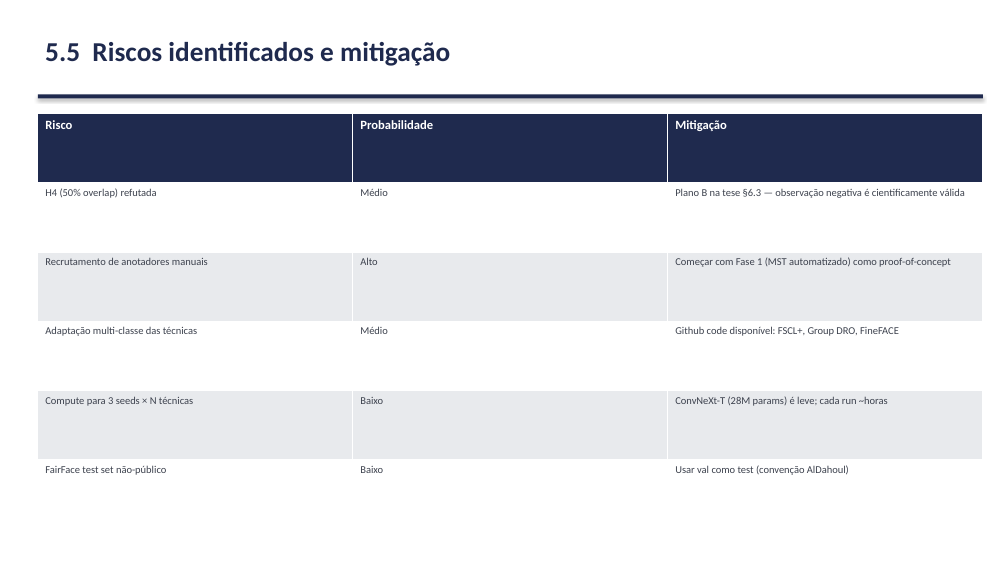
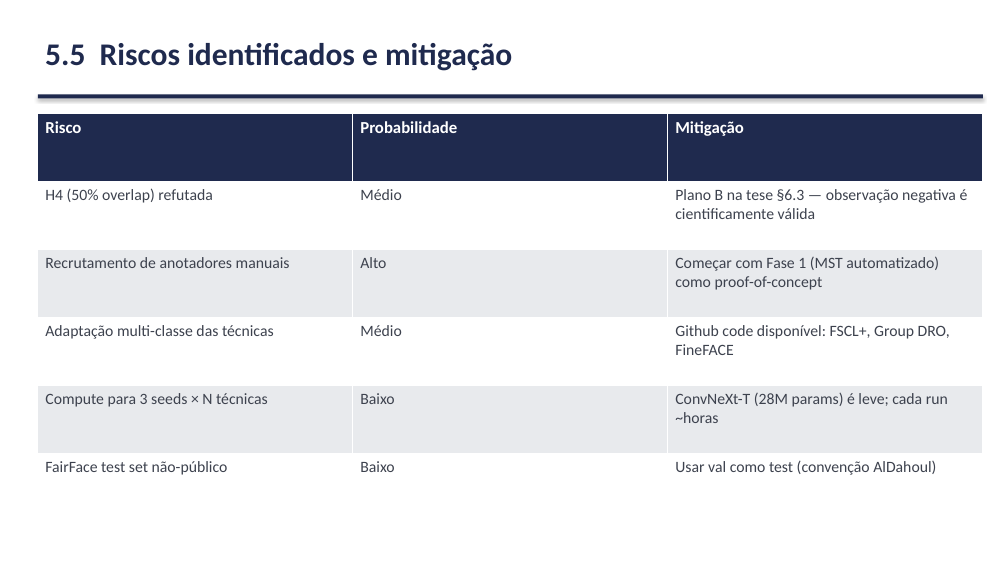
Before and after one commit to marcellozzetti/Facial-Recognition-Models-Mitigating-Bias, a slide deck: slide 34 of docs/ativo/material_reuniao_orientador_2026-06.pptx (slide 35 before the commit). Drawn at 1008x567 pixels with LibreOffice and Linux fonts; fonts in the diff are those of the drawing. Boxes give left, top, right and bottom in pixels: in the first picture for what was removed or moved away, otherwise in the second. Text is boxed around its words. In the diff, an @@ line names an element or a change of style, - is before the commit and + after.

```diff
--- a/docs/ativo/material_reuniao_orientador_2026-06.pptx
+++ b/docs/ativo/material_reuniao_orientador_2026-06.pptx
@@ text "5.5 Riscos identificados e mitigação" at [45, 43, 512, 71]: size 26 to 30 pt @@
@@ table at [38, 113, 984, 522] @@
@@ size 12 to 16 pt in "Risco", "Probabilidade", "Mitigação" @@
@@ size 10 to 15 pt @@
```
Also in this commit, not shown: 31 other slides changed, 2 slides added, 10 slides removed, 1 other file.
